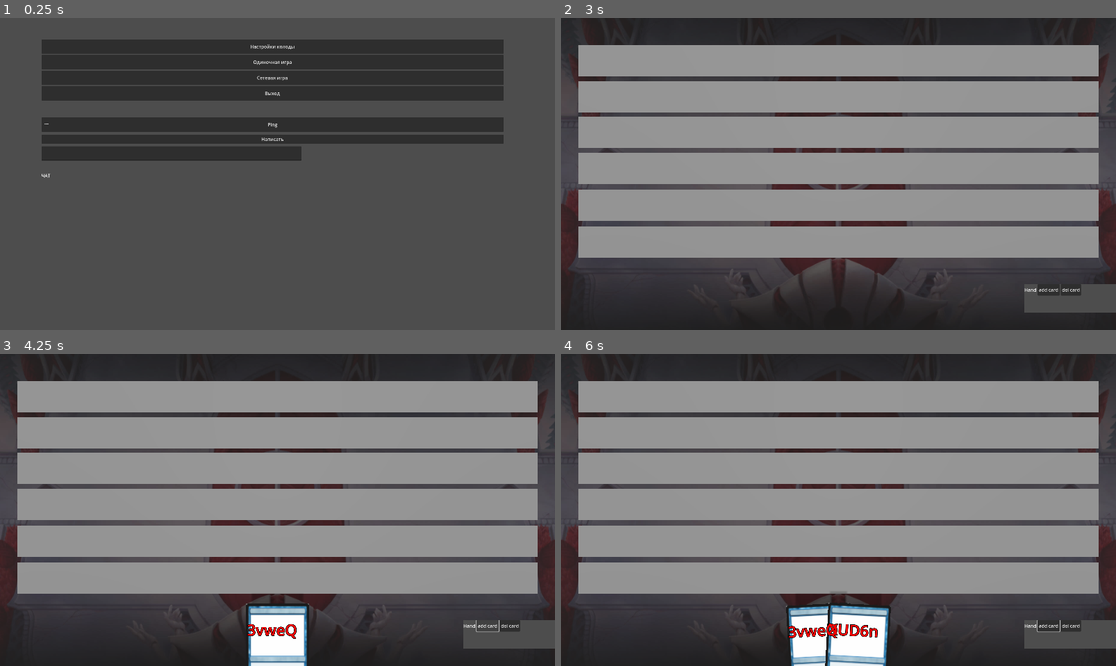
Above: before the commit, frames 1-4 (two rows, left to right).
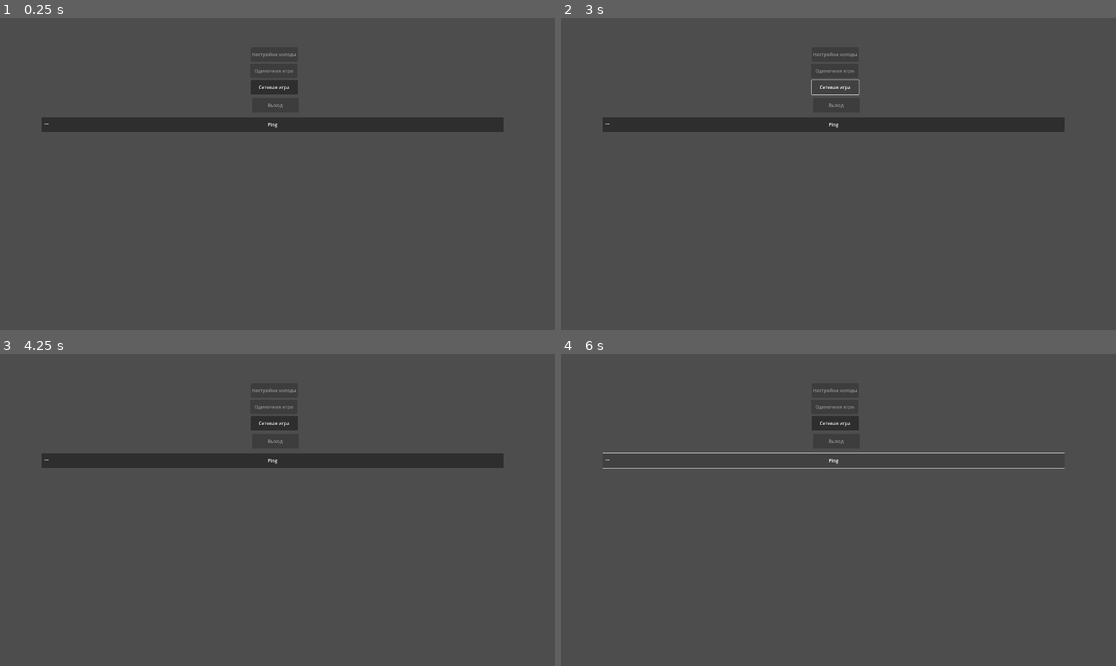
Above: after the commit, the same moments.

Repository: Crumbobly/CardSiege
Game: Godot game, scene res://scenes/lobby/lobby.tscn
The game is run twice, just before and just after one commit, with the same random seed, the same clock (stepped at 60 frames per second) and the same inputs. This scene is started directly instead of the project's main scene.
Inputs (mouse positions are in pixels of both pictures, inside the frame that each line leads up to):
- Up to frame 1 (0.25 s): no input
- Up to frame 2 (3 s): click (832, 46) at 0.5 s, where only the run before the commit has a clickable "Настройки колоды"; click "Ping" at 1.25 s; click (832, 61) at 2 s, where only the run before the commit has a clickable "Одиночная игра"; click "Сетевая игра" at 2.75 s
- Up to frame 3 (4.25 s): click (488, 625) at 3.5 s, where only the run before the commit has a clickable "add card"
- Up to frame 4 (6 s): click (1071, 625) at 4.25 s, where only the run before the commit has a clickable "del card"; click (1049, 625) at 5 s, where only the run before the commit has a clickable "add card"; click (832, 460) at 5.75 s, where only the run after the commit has a clickable "Ping"

The runs differ from the first frame. In frame 1, 19% of the frame differs, in the area x 7-91%, y 6-52%; in frame 2, 84%; in frame 3, 85%; in frame 4, 85%, in the area x 0-100%, y 0-100%.

Commit message:
Работа с сервером.

Diff:
--- a/project.godot
+++ b/project.godot
@@ -20,7 +20,6 @@
 Global="*res://global/global.gd"
 Events="*res://scripts/Events.gd"
 Server="*res://server/server.gd"
-NetworkManager="*res://server/utils/network_manager.gd"
 
 [display]
 
--- a/scenes/auth/auth.gd
+++ b/scenes/auth/auth.gd
@@ -13,7 +13,7 @@
 
 func _ready() -> void:
 	DisplayServer.window_set_title("Вход")
-	NetworkManager.register_scene("Auth", self)
+	Server.request_handler.register_scene("Auth", self)
 	Server.join_server()
 
 	error_lbl.visible = false
--- /dev/null
+++ b/scenes/game/2d/Game_2d.tscn
@@ -0,0 +1,45 @@
+[gd_scene load_steps=3 format=3 uid="uid://dwqro157xwiwg"]
+
+[ext_resource type="Script" path="res://scenes/game/2d/game_2d.gd" id="1_d1b8r"]
+
+[sub_resource type="QuadMesh" id="QuadMesh_sljqt"]
+
+[node name="Game2D" type="Node2D"]
+script = ExtResource("1_d1b8r")
+
+[node name="Chat" type="Node2D" parent="."]
+
+[node name="Button2" type="Button" parent="Chat"]
+offset_left = -53.0
+offset_top = 472.0
+offset_right = 60.0
+offset_bottom = 630.0
+
+[node name="MeshInstance2D" type="MeshInstance2D" parent="Chat"]
+self_modulate = Color(0.136826, 0.136826, 0.136826, 1)
+position = Vector2(-387.406, 540.747)
+rotation = 3.14159
+scale = Vector2(773.811, -1082.49)
+mesh = SubResource("QuadMesh_sljqt")
+
+[node name="SendMessageBtn" type="Button" parent="Chat"]
+offset_left = -749.0
+offset_top = 950.0
+offset_right = -624.0
+offset_bottom = 998.0
+text = "Отправить"
+
+[node name="MessageBox" type="TextEdit" parent="Chat"]
+offset_left = -611.0
+offset_top = 953.0
+offset_right = -35.0
+offset_bottom = 1002.0
+
+[node name="ChatLbl" type="RichTextLabel" parent="Chat"]
+offset_left = -750.0
+offset_top = 46.0
+offset_right = -39.0
+offset_bottom = 940.0
+
+[connection signal="pressed" from="Chat/Button2" to="." method="_on_button_2_pressed"]
+[connection signal="pressed" from="Chat/SendMessageBtn" to="." method="_on_send_message_btn_pressed"]
--- /dev/null
+++ b/scenes/game/2d/game_2d.gd
@@ -0,0 +1,39 @@
+extends Node2D
+
+var showed = false
+var enemy_id: int = -1111111111
+
+@onready var start_pos_x = self.global_position.x
+@onready var message_box = $Chat/MessageBox
+@onready var chat_lbl = $Chat/ChatLbl
+
+
+func _ready() -> void:
+	Server.request_handler.register_scene("Game2D", self)
+
+
+func move():
+	var tween = create_tween().set_ease(Tween.EASE_IN)
+	if !showed:
+		tween.tween_property(self, "global_position:x", start_pos_x + 800, 0.2)
+		showed = true
+	else:
+		tween.tween_property(self, "global_position:x", start_pos_x, 0.2)
+		showed = false
+
+
+func _on_button_2_pressed() -> void:
+	move()
+
+
+func print_msg(login: String, msg: String):
+	chat_lbl.text += login + ": " + msg + "\n"
+
+
+func _on_send_message_btn_pressed() -> void:
+	var msg = message_box.text
+	var request = Request.new("Game", "write_in_chat", [enemy_id, msg])
+	Server.rpc_on_server(request)
+	# TODO("Sync")
+	print_msg("Вы", msg)
+	message_box.text = ""
--- a/scenes/game/Game.tscn
+++ b/scenes/game/Game.tscn
@@ -1,9 +1,10 @@
-[gd_scene load_steps=9 format=3 uid="uid://cniph4cpvwp1l"]
+[gd_scene load_steps=10 format=3 uid="uid://cniph4cpvwp1l"]
 
 [ext_resource type="Script" path="res://scenes/game/game.gd" id="1_80nip"]
 [ext_resource type="Script" path="res://scenes/camera/camera_3d.gd" id="2_j6ls0"]
 [ext_resource type="Texture2D" uid="uid://b2tqo0h7q2iss" path="res://assets/images/table/table.jpeg" id="3_vlvvu"]
 [ext_resource type="PackedScene" uid="uid://cibohmqty0itj" path="res://scenes/hand/Hand.tscn" id="4_li3pq"]
+[ext_resource type="PackedScene" uid="uid://dwqro157xwiwg" path="res://scenes/game/2d/Game_2d.tscn" id="5_m3lri"]
 [ext_resource type="PackedScene" uid="uid://drpdagfyti14n" path="res://scenes/field/Field.tscn" id="6_7xakm"]
 [ext_resource type="PackedScene" uid="uid://cuas81b84wajc" path="res://scenes/card_preview/CardPreview.tscn" id="6_c3nlu"]
 
@@ -43,33 +44,32 @@
 anchors_preset = 15
 anchor_right = 1.0
 anchor_bottom = 1.0
-offset_left = 1603.0
-offset_top = 921.0
-offset_right = 315.0
-offset_bottom = 453.0
 grow_horizontal = 2
 grow_vertical = 2
 
 [node name="SubViewport" type="SubViewport" parent="2D/SubViewportContainer"]
+transparent_bg = true
 handle_input_locally = false
-size = Vector2i(500, 100)
+size = Vector2i(1920, 1080)
 render_target_update_mode = 4
 
-[node name="BoxContainer" type="BoxContainer" parent="2D/SubViewportContainer/SubViewport"]
-offset_right = 40.0
-offset_bottom = 40.0
+[node name="Game2D" parent="2D/SubViewportContainer/SubViewport" instance=ExtResource("5_m3lri")]
 
-[node name="Label" type="Label" parent="2D/SubViewportContainer/SubViewport/BoxContainer"]
-layout_mode = 2
-text = "Hand"
+[node name="SubViewportContainer2" type="SubViewportContainer" parent="2D"]
+offset_left = 1759.0
+offset_top = 931.0
+offset_right = 2271.0
+offset_bottom = 1443.0
 
-[node name="Button" type="Button" parent="2D/SubViewportContainer/SubViewport/BoxContainer"]
-layout_mode = 2
-text = "add card"
+[node name="SubViewport" type="SubViewport" parent="2D/SubViewportContainer2"]
+transparent_bg = true
+handle_input_locally = false
+render_target_update_mode = 4
 
-[node name="Button2" type="Button" parent="2D/SubViewportContainer/SubViewport/BoxContainer"]
-layout_mode = 2
-text = "del card"
+[node name="Button" type="Button" parent="2D/SubViewportContainer2/SubViewport"]
+offset_right = 8.0
+offset_bottom = 8.0
+text = "123"
 
 [node name="CardPreview" parent="." instance=ExtResource("6_c3nlu")]
 transform = Transform3D(1, 0, 0, 0, 1, 0, 0, 0, 1, 8.25978, 9.068, -0.500688)
@@ -95,5 +95,4 @@
 [node name="Field6" parent="Node3D" instance=ExtResource("6_7xakm")]
 transform = Transform3D(1, 0, 0, 0, 1, 0, 0, 0, 1, 0, 3.38012, 0)
 
-[connection signal="pressed" from="2D/SubViewportContainer/SubViewport/BoxContainer/Button" to="." method="_on_button_pressed"]
-[connection signal="pressed" from="2D/SubViewportContainer/SubViewport/BoxContainer/Button2" to="." method="_on_button_2_pressed"]
+[connection signal="pressed" from="2D/SubViewportContainer2/SubViewport/Button" to="." method="_on_button_pressed"]
--- a/scenes/game/game.gd
+++ b/scenes/game/game.gd
@@ -1,12 +1,20 @@
 extends Node3D
+class_name Game
 
 @onready var card3d_scene: PackedScene = preload("res://scenes/card3d/Card3D.tscn") #  Запакованная сцена карты
 @onready var hand = $Hand
+@onready var game_2d = $"2D/SubViewportContainer/SubViewport/Game2D"
+@export var enemy_id: int
+
+
+func _ready() -> void:
+	Server.request_handler.register_scene("Game", self)
+
+
+func set_enemy_id(id):
+	enemy_id = id
+	game_2d.enemy_id = id
 
 
 func _on_button_pressed() -> void:
 	hand.add_card(card3d_scene.instantiate())
-
-
-func _on_button_2_pressed() -> void:
-	pass
--- /dev/null
+++ b/scenes/lobby/2d_lobby.gd
@@ -0,0 +1,36 @@
+extends Node2D
+
+@export var game = preload("res://scenes/game/Game.tscn")
+
+func _ready() -> void:
+	Server.request_handler.register_scene("Lobby", self)
+
+
+func set_ping(request_time):
+	var whole_ping = round((Time.get_unix_time_from_system() - request_time) * 1000)
+	$PingLbl.text = str(whole_ping) + " ms"
+
+
+func _on_ping_btn_pressed() -> void:
+	var callback_class = "Lobby"
+	var callback_func = "set_ping"
+	Server.ping(callback_class, callback_func)
+
+
+func _on_online_game_btn_pressed() -> void:
+	var request = Request.new("Lobby", "add_waiting_player", [multiplayer.get_unique_id()])
+	Server.rpc_on_server(request)
+
+
+func start_online_game(enemy_id):
+	var game_instance: Game = game.instantiate()
+
+	# Добавляем сцену игры.
+	get_tree().root.add_child(game_instance)
+	game_instance.set_enemy_id(enemy_id)
+
+	# Удаляем сцену текущую сцену - лобби
+	for scene in get_tree().root.get_children():
+		if scene is Lobby:
+			get_tree().root.remove_child(scene)
+			break
--- /dev/null
+++ b/scenes/lobby/2d_lobby.tscn
@@ -0,0 +1,58 @@
+[gd_scene load_steps=2 format=3 uid="uid://dte3s0txrh8b5"]
+
+[ext_resource type="Script" path="res://scenes/lobby/2d_lobby.gd" id="1_1tdhn"]
+
+[node name="2dLobby" type="Node2D"]
+script = ExtResource("1_1tdhn")
+
+[node name="PingBtn" type="Button" parent="."]
+offset_top = 270.0
+offset_right = 1600.0
+offset_bottom = 320.0
+text = "Ping"
+
+[node name="PingLbl" type="Label" parent="."]
+offset_left = 10.0
+offset_top = 280.0
+offset_right = 50.0
+offset_bottom = 303.0
+text = "---"
+
+[node name="DeskBuildBtn" type="Button" parent="."]
+custom_minimum_size = Vector2(0, 50)
+offset_left = 725.0
+offset_top = 27.0
+offset_right = 887.0
+offset_bottom = 77.0
+disabled = true
+text = "Настройки колоды
+"
+
+[node name="SingleGameBtn" type="Button" parent="."]
+custom_minimum_size = Vector2(50, 50)
+offset_left = 723.0
+offset_top = 84.0
+offset_right = 885.0
+offset_bottom = 134.0
+disabled = true
+text = "Одиночная игра"
+
+[node name="OnlineGameBtn" type="Button" parent="."]
+custom_minimum_size = Vector2(0, 50)
+offset_left = 725.0
+offset_top = 141.0
+offset_right = 887.0
+offset_bottom = 191.0
+text = "Сетевая игра"
+
+[node name="ExitBtn" type="Button" parent="."]
+custom_minimum_size = Vector2(0, 50)
+offset_left = 729.0
+offset_top = 203.0
+offset_right = 891.0
+offset_bottom = 253.0
+disabled = true
+text = "Выход"
+
+[connection signal="pressed" from="PingBtn" to="." method="_on_ping_btn_pressed"]
+[connection signal="pressed" from="OnlineGameBtn" to="." method="_on_online_game_btn_pressed"]
--- a/scenes/lobby/lobby.gd
+++ b/scenes/lobby/lobby.gd
@@ -1,39 +1,2 @@
 extends Node3D
-
-@export var game = preload("res://scenes/game/Game.tscn")
-var textbox: TextEdit
-var chat: RichTextLabel
-
-
-func _ready() -> void:
-	textbox = $"2D/SubViewportContainer/SubViewport/DelText"
-	chat = $"2D/SubViewportContainer/SubViewport/DelChat"
-	NetworkManager.register_scene("Lobby", self)
-
-
-func _on_online_game_btn_pressed() -> void:
-	get_tree().change_scene_to_packed(game)
-
-
-func _on_del_write_pressed() -> void:
-	if(textbox.text == ""):
-		pass
-	else:
-		var request = Request.new("Server", "client_chat_callback", [multiplayer.get_unique_id(), textbox.text])
-		Server.rpc_on_server(request)
-		textbox.clear()
-
-
-func write_in_chat(msg):
-	chat.text += "\n" + msg
-
-
-func set_ping(request_time):
-	var whole_ping = round((Time.get_unix_time_from_system() - request_time) * 1000)
-	$"2D/SubViewportContainer/SubViewport/PingLbl".text = str(whole_ping) + " ms"
-
-
-func _on_ping_btn_pressed() -> void:
-	var callback_class = "Lobby"
-	var callback_func = "set_ping"
-	Server.ping(callback_class, callback_func)
+class_name Lobby
--- a/scenes/lobby/lobby.tscn
+++ b/scenes/lobby/lobby.tscn
@@ -1,10 +1,12 @@
-[gd_scene load_steps=3 format=3 uid="uid://dskli4uliyqqb"]
+[gd_scene load_steps=5 format=3 uid="uid://dskli4uliyqqb"]
 
-[ext_resource type="Script" path="res://scenes/lobby/lobby.gd" id="1_03e5x"]
+[ext_resource type="Script" path="res://scenes/lobby/lobby.gd" id="1_dqf75"]
 [ext_resource type="Script" path="res://scenes/camera/camera_3d.gd" id="2_ti8xh"]
+[ext_resource type="PackedScene" uid="uid://dte3s0txrh8b5" path="res://scenes/lobby/2d_lobby.tscn" id="3_ws36n"]
+[ext_resource type="PackedScene" uid="uid://cniph4cpvwp1l" path="res://scenes/game/Game.tscn" id="4_ch2e4"]
 
 [node name="Lobby" type="Node3D"]
-script = ExtResource("1_03e5x")
+script = ExtResource("1_dqf75")
 
 [node name="Camera3D" type="Camera3D" parent="."]
 transform = Transform3D(1, 0, 0, 0, 1, 0, 0, 0, 1, 0, 6, 5)
@@ -30,66 +32,5 @@
 size = Vector2i(1600, 900)
 render_target_update_mode = 4
 
-[node name="VBoxContainer" type="VBoxContainer" parent="2D/SubViewportContainer/SubViewport"]
-anchors_preset = 15
-anchor_right = 1.0
-anchor_bottom = 1.0
-grow_horizontal = 2
-grow_vertical = 2
-
-[node name="DeskBuildBtn" type="Button" parent="2D/SubViewportContainer/SubViewport/VBoxContainer"]
-custom_minimum_size = Vector2(0, 50)
-layout_mode = 2
-text = "Настройки колоды
-"
-
-[node name="SingleGameBtn" type="Button" parent="2D/SubViewportContainer/SubViewport/VBoxContainer"]
-custom_minimum_size = Vector2(50, 50)
-layout_mode = 2
-text = "Одиночная игра"
-
-[node name="OnlineGameBtn" type="Button" parent="2D/SubViewportContainer/SubViewport/VBoxContainer"]
-custom_minimum_size = Vector2(0, 50)
-layout_mode = 2
-text = "Сетевая игра"
-
-[node name="ExitBtn" type="Button" parent="2D/SubViewportContainer/SubViewport/VBoxContainer"]
-custom_minimum_size = Vector2(0, 50)
-layout_mode = 2
-text = "Выход"
-
-[node name="DelWrite" type="Button" parent="2D/SubViewportContainer/SubViewport"]
-offset_top = 330.0
-offset_right = 1600.0
-offset_bottom = 361.0
-text = "Написать"
-
-[node name="DelText" type="TextEdit" parent="2D/SubViewportContainer/SubViewport"]
-custom_minimum_size = Vector2(900, 50)
-offset_top = 370.0
-offset_right = 900.0
-offset_bottom = 420.0
-
-[node name="DelChat" type="RichTextLabel" parent="2D/SubViewportContainer/SubViewport"]
-custom_minimum_size = Vector2(900, 500)
-offset_top = 460.0
-offset_right = 900.0
-offset_bottom = 960.0
-text = "ЧАТ"
-
-[node name="PingBtn" type="Button" parent="2D/SubViewportContainer/SubViewport"]
-offset_top = 270.0
-offset_right = 1600.0
-offset_bottom = 320.0
-text = "Ping"
-
-[node name="PingLbl" type="Label" parent="2D/SubViewportContainer/SubViewport"]
-offset_left = 10.0
-offset_top = 280.0
-offset_right = 50.0
-offset_bottom = 303.0
-text = "---"
-
-[connection signal="pressed" from="2D/SubViewportContainer/SubViewport/VBoxContainer/OnlineGameBtn" to="." method="_on_online_game_btn_pressed"]
-[connection signal="pressed" from="2D/SubViewportContainer/SubViewport/DelWrite" to="." method="_on_del_write_pressed"]
-[connection signal="pressed" from="2D/SubViewportContainer/SubViewport/PingBtn" to="." method="_on_ping_btn_pressed"]
+[node name="2dLobby" parent="2D/SubViewportContainer/SubViewport" instance=ExtResource("3_ws36n")]
+game = ExtResource("4_ch2e4")
--- a/server/server.gd
+++ b/server/server.gd
@@ -2,16 +2,18 @@
 
 ############## НЕ ТРОГАТЬ
 var client = ENetMultiplayerPeer.new()
+var request_handler = RequestHandler.new()
 
 @rpc("authority")
 func handle_request(request_dict: Dictionary):
 	var request = Request.from_dict(request_dict)
-	NetworkManager.handle_request(request)
+	request_handler.handle_request(request)
+
 
 func join_server():
-	client.create_client("79.174.95.155", 12345)
+	client.create_client("127.0.0.1", 12345)
 	multiplayer.multiplayer_peer = client
-###############a
+###############
 
 
 func ping(callback_class: String, callback_func: String):
--- a/server/utils/network_manager.gd
+++ b/server/utils/request_handler.gd
@@ -1,4 +1,5 @@
-extends Node
+extends Object
+class_name RequestHandler
 
 var scene_references = {}
 
